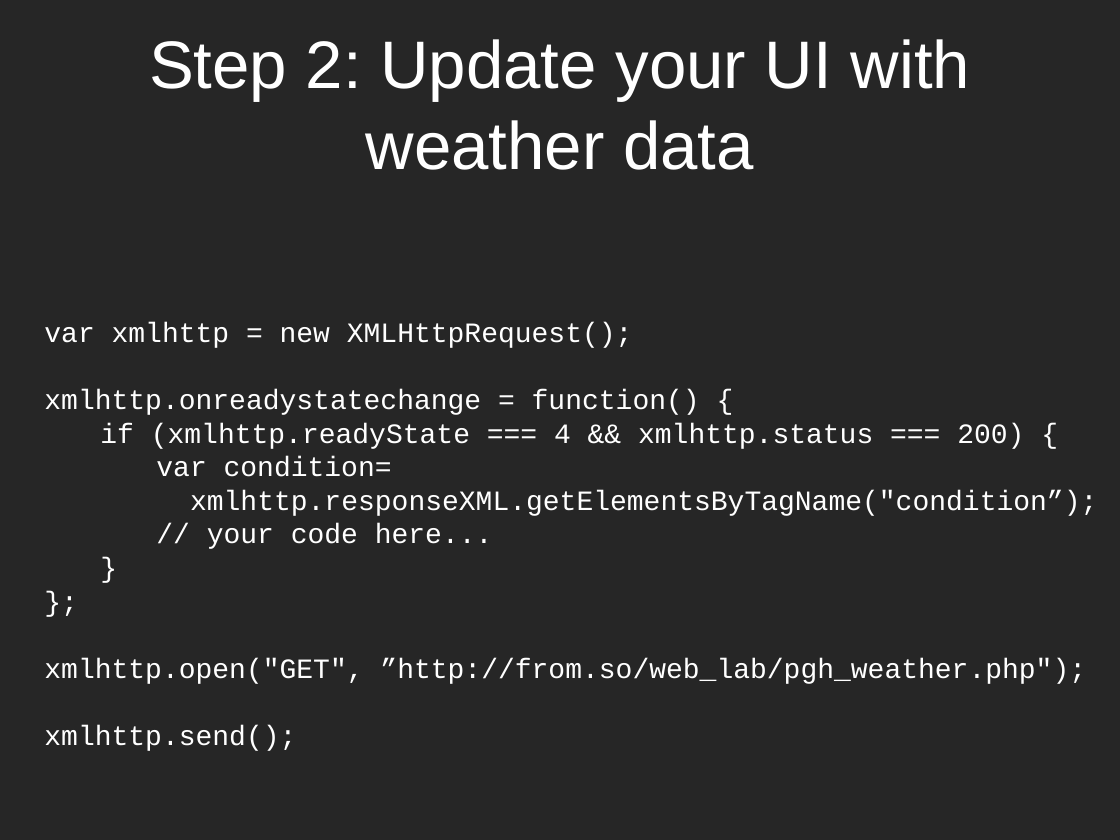
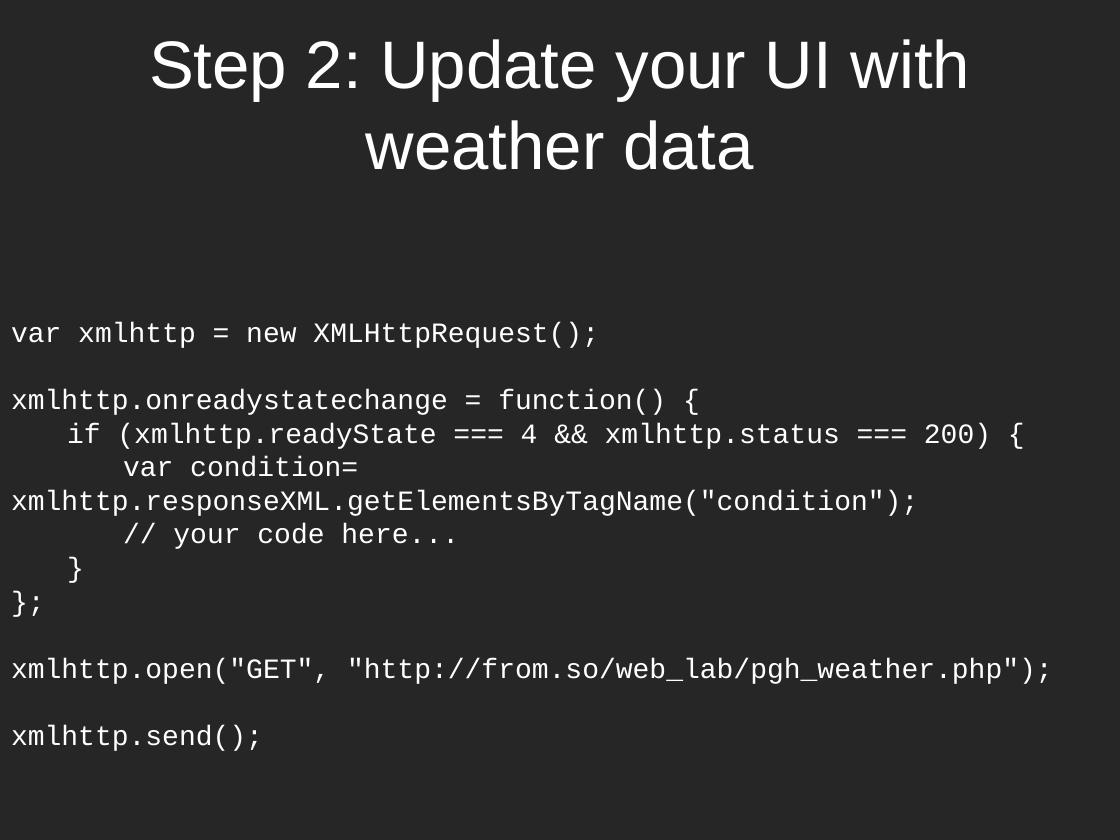
Before and after one commit to dantasse/ssuiweb2014, a slide deck: slide 42 of week07/week07.pptx (slide 44 before the commit). Drawn at 1120x840 pixels with LibreOffice and Linux fonts; fonts in the diff are those of the drawing. Boxes give left, top, right and bottom in pixels: in the first picture for what was removed or moved away, otherwise in the second. Text is boxed around its words. In the diff, an @@ line names an element or a change of style, - is before the commit and + after.

```diff
--- a/week07/week07.pptx
+++ b/week07/week07.pptx
@@ text "var xmlhttp = new XMLHttpRequest();": place and size @@
-text "var xmlhttp = new XMLHttpRequest();" at box(44, 322, 1097, 751)
+text "var xmlhttp = new XMLHttpRequest();" at box(11, 322, 1053, 751)
@@ text at box(11, 456, 918, 516): text changed @@
-var condition=
-xmlhttp.responseXML.getElementsByTagName("condition”);
+var condition= xmlhttp.responseXML.getElementsByTagName("condition");
@@ text at box(11, 658, 1053, 684): text changed @@
-xmlhttp.open("GET", ”http://from.so/web_lab/pgh_weather.php");
+xmlhttp.open("GET", "http://from.so/web_lab/pgh_weather.php");
```
Also in this commit, not shown: 8 other slides changed, 3 slides added, 10 slides removed, 29 other files.
